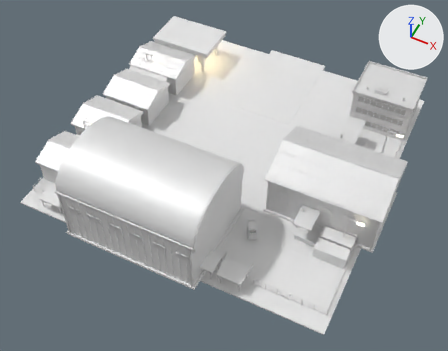
The FBX model Assets/Art/KayseriIsland/Models/Iron/Phase3/Market_P3.fbx: old version first, new version second.
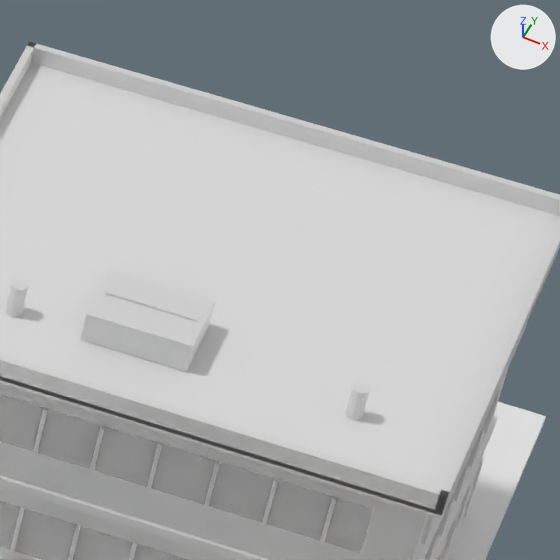
Each version appears first whole from a camera (50 mm lens) standing at (44.1, -223.5, 112.8) and looking at (1.7, -138.7, 6.7), and next in a close-up on the part from 82% to 95% of the width and 16% to 33% of the height. Lighting does not change. The marker at upper right points along +X, +Y and +Z. The first two pictures are the older version. Where no turn or scale is listed for an object, it has been applied to the vertices. Vertices at exactly the same position are counted once.

Script lines for the objects in view, before the commit:
```python
me_market_office_001 = bpy.data.meshes.new('Market.Office.001')
me_market_office_001.from_pydata(...)  # 560 vertices, 864 faces; spans x -7.4..7.4, y -6.4..7.5, z 0.0..11.23
# faces by material slot: [48, 84, 708, 12, 12]
me_market_office_001.materials.append(mat_offwhite)  # white #e7e7e7
me_market_office_001.materials.append(mat_glass)  # white #e7e7e7
me_market_office_001.materials.append(mat_steel_dk)  # white #e7e7e7
me_market_office_001.materials.append(mat_roof_grey)  # white #e7e7e7
me_market_office_001.materials.append(mat_steel_lt)  # white #e7e7e7
me_market_pad_001 = bpy.data.meshes.new('Market.Pad.001')
me_market_pad_001.from_pydata(...)  # a box spanning x -36.0..36.0, y -165.0..-91.0, z 0.0..0.3, material slot 0; a box spanning x -16.0..16.0, y -144.0..-116.0, z 0.0..0.4, material slot 1; a box spanning x -8.0..8.0, y -115.0..-89.0, z 0.0..0.4, material slot 2
me_market_pad_001.materials.append(mat_asphalt_lt)  # white #e7e7e7
me_market_pad_001.materials.append(mat_concrete)  # white #e7e7e7
me_market_pad_001.materials.append(mat_asphalt)  # white #e7e7e7
ob_market_office = bpy.data.objects.new('Market.Office', me_market_office_001)
ob_market_office.location = (28.0, -102.0, 5.3)
ob_market_pad = bpy.data.objects.new('Market.Pad', me_market_pad_001)
ob_market_pad.location = (0.0, 0.0, 5.0)
```
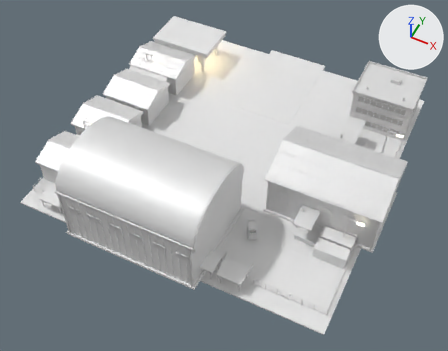
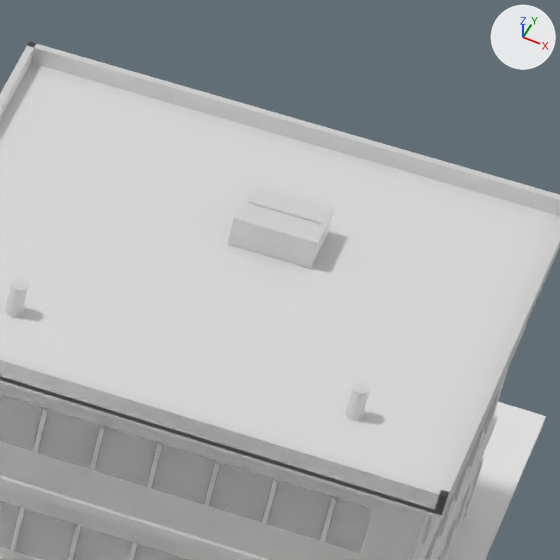
Boxes [x1, y1, x2, y2] around the edits, measured in the close-ups (560 x 560 px; the box of a moved part takes in the faces that stretch with it):
part 1 of me_market_office_001, moved or reshaped
    before: [80, 269, 216, 372]
    after: [228, 183, 335, 269]
part 2 of me_market_office_001, moved or reshaped
    before: [105, 291, 198, 321]
    after: [248, 200, 321, 224]

Diff of the bpy script that builds the scene:
```diff
--- a/Assets/Art/KayseriIsland/Models/Iron/Phase3/Market_P3.fbx.py
+++ b/Assets/Art/KayseriIsland/Models/Iron/Phase3/Market_P3.fbx.py
@@ me_market_office_001 @@
 me_market_office_001.from_pydata(...)  # 560 vertices, 864 faces; spans x -7.4..7.4, y -6.4..7.5, z 0.0..11.23
 # used by ob_market_office; location = (28.0, -102.0, 5.3)
+# me_market_office_001 part 1: the loose piece of 8 vertices spanning x -2.59..0.19, y -4.15..-2.15, z 10.32..11.18 is scaled about its middle by (0.795, 0.795, 1), then moved by (1.98, 5.16, 0.0)
+# me_market_office_001 part 2: the loose piece of 8 vertices spanning x -2.39..0.0, y -3.19..-3.12, z 11.16..11.23 is scaled about its middle by (0.795, 1, 1), then moved by (1.98, 5.16, 0.0)
 me_market_office_001.materials.append(mat_offwhite)
```
